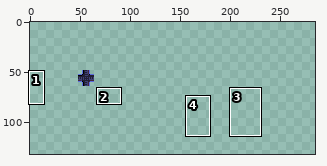
Pixel-art file, stored at src/res/atlas.aseprite. Above, an overview of the earlier version with the close-up marked.
Close-up. As it was:
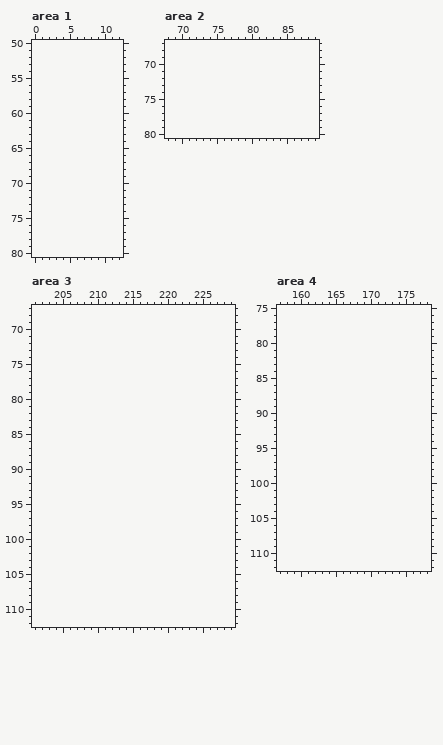
16x16 pixels, 1 frame. Shown: area 1: x 0..12, y 50..80; area 2: x 68..89, y 67..80; area 3: x 201..229, y 67..112; area 4: x 157..178, y 75..112. The old version is drawn lined up with the new one, on the new canvas. The wide view leaves out empty margins. The commit also changed other parts of the picture, which this record leaves out.
Palette (. is transparent): 
Once edited:
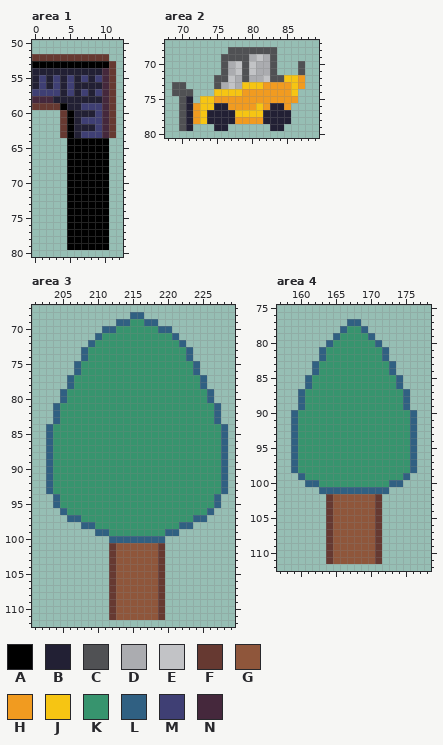
Colours new in this view: A #000000  B #222034  C #505154  D #abacb0  E #c2c3c6  F #663931  G #8f563b  H #f19b20  J #f6c513  K #37946e  L #306082  M #3f3f74  N #45283c
From old to new:
canvas 16x16 -> 512x176, the old top-left corner now at 48,48
Area 1:
y 52: x 0..10 ........... -> FFFFFFFFFFF
y 53: x 0..11 ............ -> AAAAAAAAAAAF
y 54: x 0..11 ............ -> BBBBBBBBBBNF
y 55: x 0..11 ............ -> BMBMBMBMBMNF
y 56: x 0..11 ............ -> BMBMBMBBBBNF
y 57: x 0..11 ............ -> MMMMBMBMBMNF
y 58: x 0..11 ............ -> NNNBBBBBBBNF
y 59: x 0..11 ............ -> FFFFABBMMMNF
y 60: x 4..11 ........ -> FABBBMNF
y 61: x 4..11 ........ -> FABMMMNF
y 62: x 4..11 ........ -> FABBBMNF
y 63: x 4..11 ........ -> FABMMMNF
y 64..79: x 5..10 ...... -> AAAAAA
Area 2:
y 68: x 77..83 ....... -> CCCCCCC
y 69: x 76..83 ........ -> CCCCDEDC
y 70..71: x 76..83 ........ -> CDECEDDC; x 87 . -> C
y 72: x 75..87 ............. -> CCEDCDDECCJJH
y 73: x 69..70 .. -> CC; x 75..87 ............. -> CDEDJJJHHHHJH
y 74: x 69..71 ... -> CCC; x 75..86 ............ -> JJJJHHHHHHHJ
y 75: x 70..71 .. -> CB; x 73..86 .............. -> JJHHHHHHHHHHHH
y 76: x 70..85 ................ -> CBHJJBBHHHHJHBBH
y 77: x 70..85 ................ -> CBHJBBBBJJJJBBBB
y 78: x 70..85 ................ -> CBHJBBBBHHHHBBBB
y 79: x 70..71 .. -> CB; x 75..76 .. -> BB; x 83..84 .. -> BB
Area 3:
y 68: x 215..216 .. -> LL
y 69: x 213..218 ...... -> LLKKLL
y 70: x 211..220 .......... -> LLKKKKKKLL
y 71: x 210..221 ............ -> LKKKKKKKKKKL
y 72: x 209..222 .............. -> LKKKKKKKKKKKKL
y 73..74: x 208..223 ................ -> LKKKKKKKKKKKKKKL
y 75..76: x 207..224 .................. -> LKKKKKKKKKKKKKKKKL
y 77..78: x 206..225 .................... -> LKKKKKKKKKKKKKKKKKKL
y 79..80: x 205..226 ...................... -> LKKKKKKKKKKKKKKKKKKKKL
y 81..83: x 204..227 ........................ -> LKKKKKKKKKKKKKKKKKKKKKKL
y 84..93: x 203..228 .......................... -> LKKKKKKKKKKKKKKKKKKKKKKKKL
y 94..95: x 204..227 ........................ -> LKKKKKKKKKKKKKKKKKKKKKKL
y 96: x 205..226 ...................... -> LKKKKKKKKKKKKKKKKKKKKL
y 97: x 206..225 .................... -> LLKKKKKKKKKKKKKKKKLL
y 98: x 208..223 ................ -> LLKKKKKKKKKKKKLL
y 99: x 210..221 ............ -> LLKKKKKKKKLL
y 100: x 212..219 ........ -> LLLLLLLL
y 101..111: x 212..219 ........ -> FGGGGGGF
Area 4:
y 77: x 167..168 .. -> LL
y 78: x 166..169 .... -> LKKL
y 79: x 165..170 ...... -> LKKKKL
y 80: x 164..171 ........ -> LKKKKKKL
y 81..82: x 163..172 .......... -> LKKKKKKKKL
y 83..84: x 162..173 ............ -> LKKKKKKKKKKL
y 85..86: x 161..174 .............. -> LKKKKKKKKKKKKL
y 87..89: x 160..175 ................ -> LKKKKKKKKKKKKKKL
y 90..98: x 159..176 .................. -> LKKKKKKKKKKKKKKKKL
y 99: x 160..175 ................ -> LKKKKKKKKKKKKKKL
y 100: x 161..174 .............. -> LLKKKKKKKKKKLL
y 101: x 163..172 .......... -> LLLLLLLLLL
y 102..111: x 164..171 ........ -> FGGGGGGF
Pixel boxes of the changes (left, top, right, bottom) in both close-ups:
added: (32, 54, 116, 250)
added: (172, 47, 305, 131)
added: (46, 312, 228, 620)
added: (291, 319, 417, 564)
